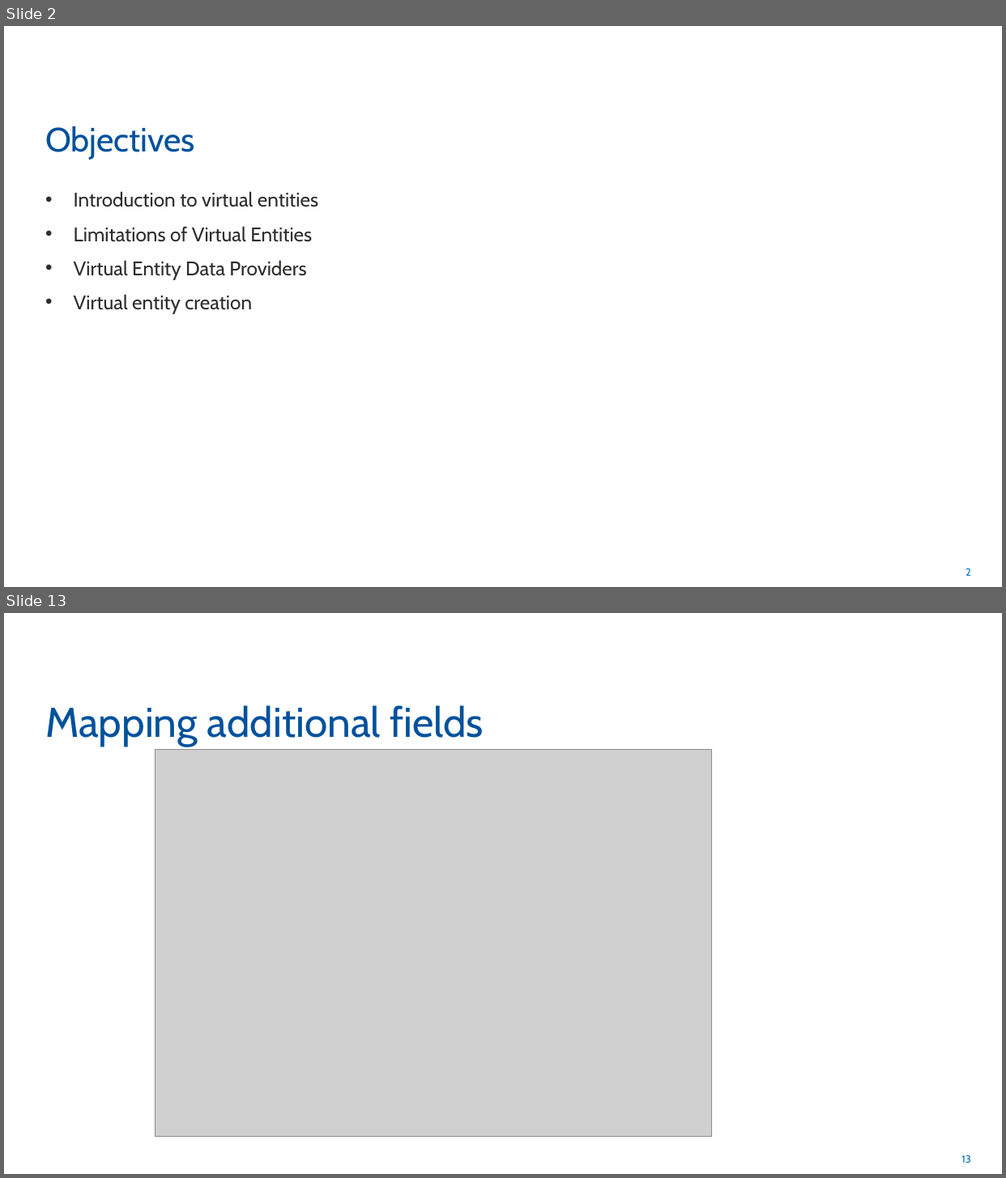
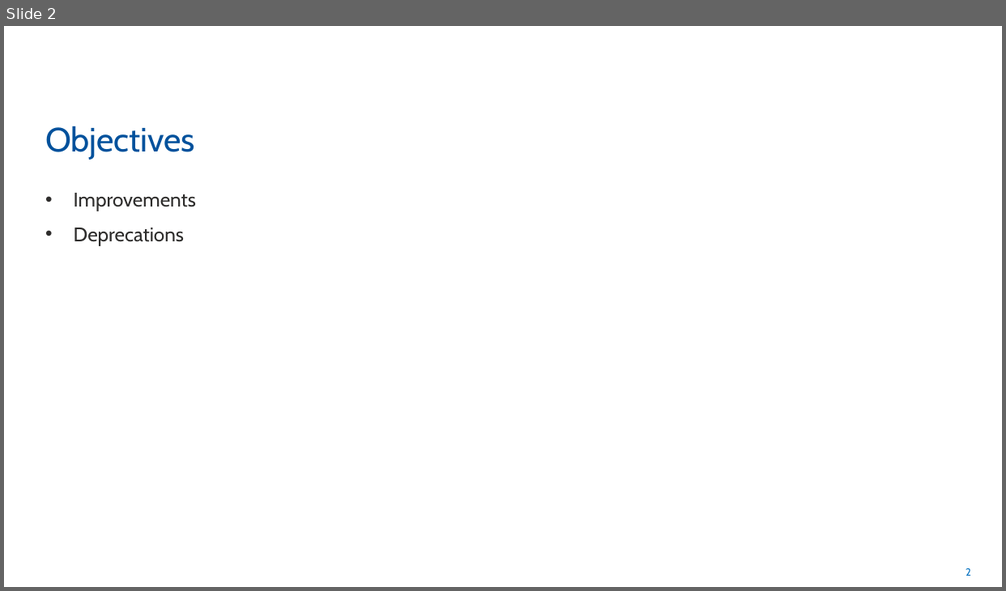
Before and after one commit to rogerhillgsy/CRMTraining, a slide deck: Documents/QA Powerpoints/Module 10.pptx. Shown one above the other, each under a label of ours: slides 2 and 13 before the commit, slide 2 after it; the slides between them are not shown. The pictures are 1006x1178 and 1006x591 pixels, drawn with LibreOffice and Linux fonts; fonts in the diff are those of the drawing; grey boxes stand for pictures. Boxes give left, top, right and bottom in pixels: in the first picture for what was removed or moved away, otherwise in the second. Text is boxed around its words. In the diff, an @@ line names an element or a change of style, - is before the commit and + after.

```diff
--- a/Documents/QA Powerpoints/Module 10.pptx
+++ b/Documents/QA Powerpoints/Module 10.pptx
@@ slide 13 removed at (4,613,1002,1174), background #FFFFFF; not listed: 1 template element that a slide beside it also shows @@
@@ title removed at (45,705,484,746) @@
-Mapping additional fields
@@ picture removed at (155,750,711,1136) @@
@@ slide 2 changed as well @@
@@ text at (74,193,196,246): text changed @@
-• Introduction to virtual entities
-• Limitations of Virtual Entities
-• Virtual Entity Data Providers
-• Virtual entity creation
+• Improvements
+• Deprecations
```
Also in this commit, not shown: 4 other slides changed, 8 slides added, 9 other slides removed, 1 other file.
